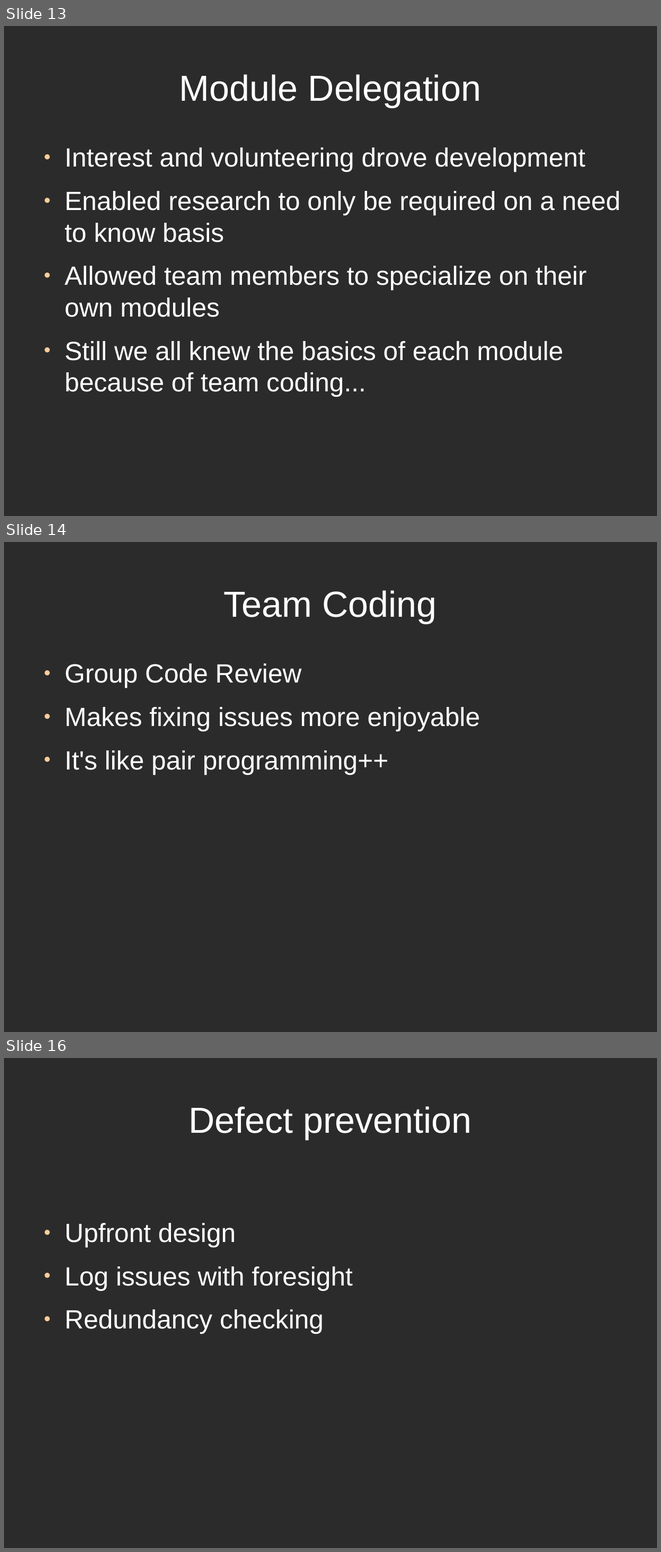
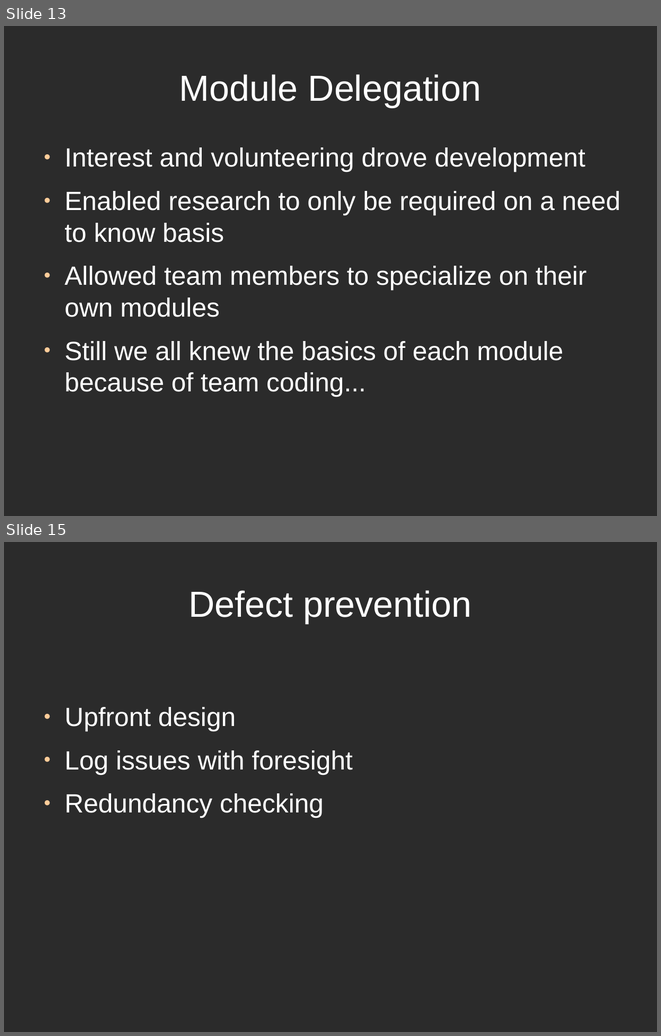
Before and after one commit to directrix1/se2, a slide deck: wip/SE2Presentation.odp. Shown one above the other, each under a label of ours: slides 13, 14 and 16 before the commit, slides 13 and 15 after it; the slides between them are not shown. The pictures are 661x1552 and 661x1036 pixels, drawn with LibreOffice and Linux fonts; fonts in the diff are those of the drawing; background and template pictures are left out; a plain dark background stands for a picture behind light text. Boxes give left, top, right and bottom in pixels: in the first picture for what was removed or moved away, otherwise in the second. Text is boxed around its words. In the diff, an @@ line names an element or a change of style, - is before the commit and + after.

```diff
--- a/wip/SE2Presentation.odp
+++ b/wip/SE2Presentation.odp
@@ slide 14 removed at <box>4,542,657,1032</box>, background picture (left out) @@
@@ title removed at <box>224,590,436,623</box> @@
-Team Coding
@@ text removed at <box>64,663,480,774</box> @@
-● Group Code Review
-● Makes fixing issues more enjoyable
-● It's like pair programming++
@@ what was slide 16 is now slide 15 @@
```
Also in this commit, not shown: 7 slides changed, 1 slide added, 1 other slide removed.
